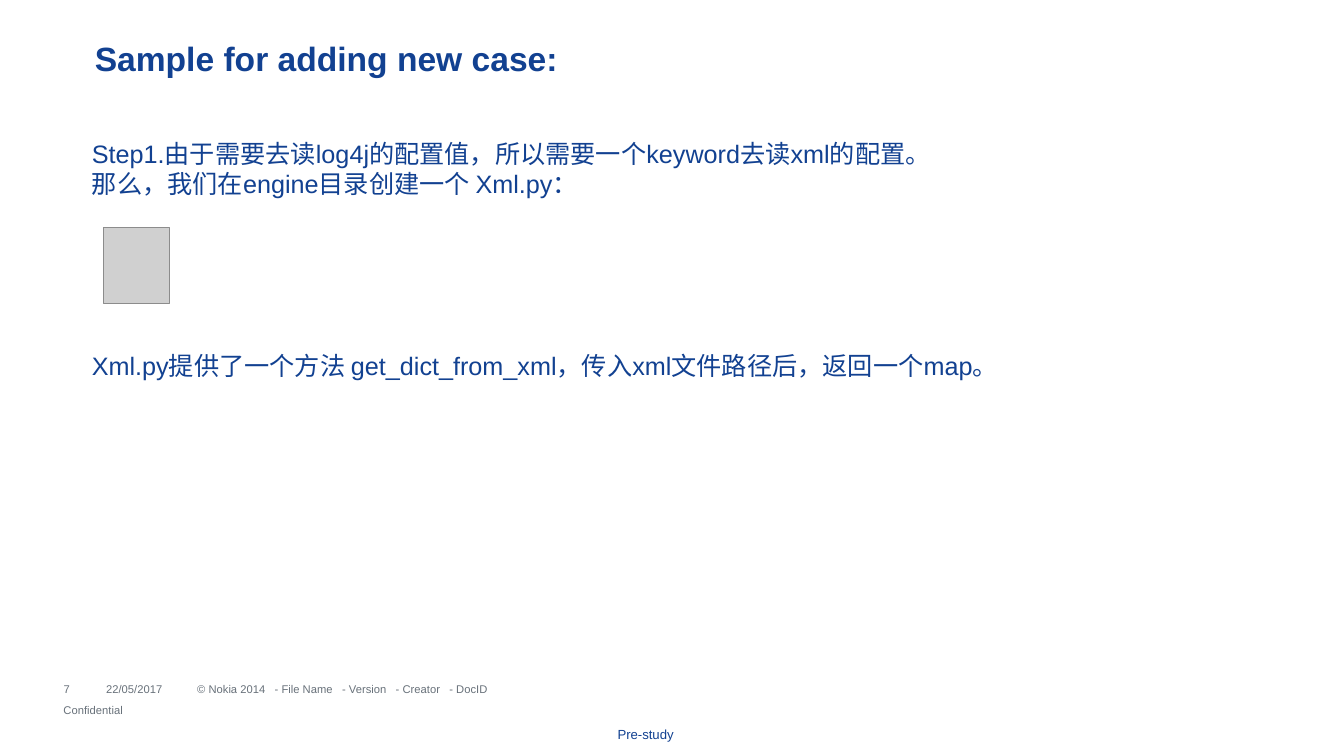
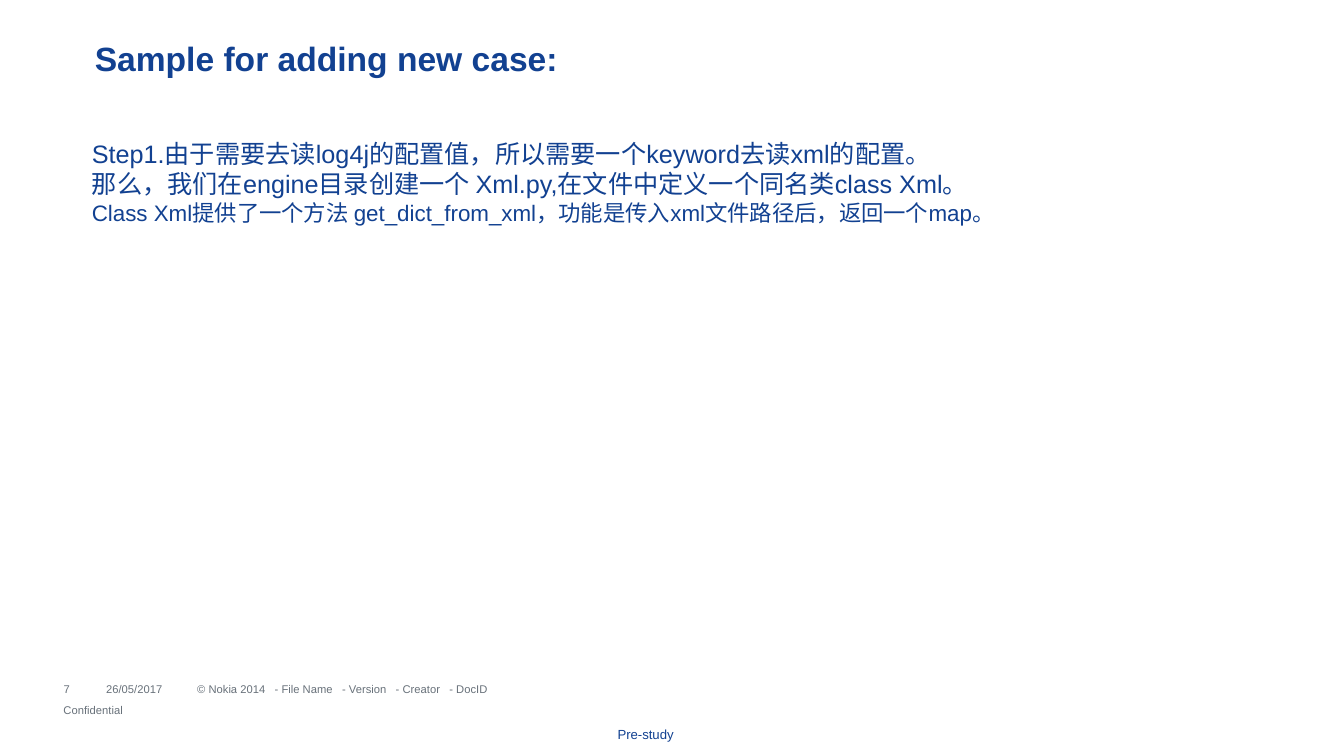
Before and after one commit to gaoxiaofeng/troubleShooting, a slide deck: slide 7 of troubleshooting.pptx. Drawn at 1344x756 pixels with LibreOffice and Linux fonts; fonts in the diff are those of the drawing; grey boxes stand for pictures; background and template pictures are left out. Boxes give left, top, right and bottom in pixels: in the first picture for what was removed or moved away, otherwise in the second. Text is boxed around its words. In the diff, an @@ line names an element or a change of style, - is before the commit and + after.

```diff
--- a/troubleshooting.pptx
+++ b/troubleshooting.pptx
@@ text at [92, 167, 995, 226]: text changed; size 18 to 16 pt @@
-那么，我们在engine目录创建一个 Xml.py：
-Xml.py提供了一个方法 get_dict_from_xml，传入xml文件路径后，返回一个map。
+那么，我们在engine目录创建一个 Xml.py,在文件中定义一个同名类class Xml。
+Class Xml提供了一个方法 get_dict_from_xml，功能是传入xml文件路径后，返回一个map。
@@ picture removed at [103, 228, 168, 303] @@
@@ text at [106, 685, 162, 693]: text changed @@
-22/05/2017
+26/05/2017
```
Also in this commit, not shown: 3 other slides changed, 6 slides added, 5 slides removed, 15 other files.
